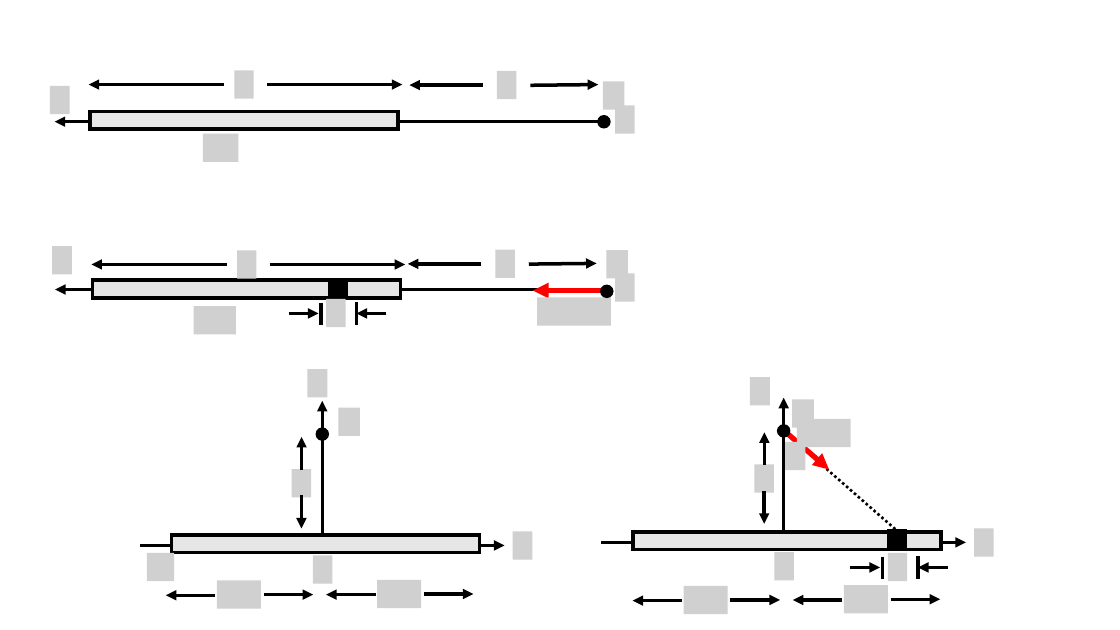
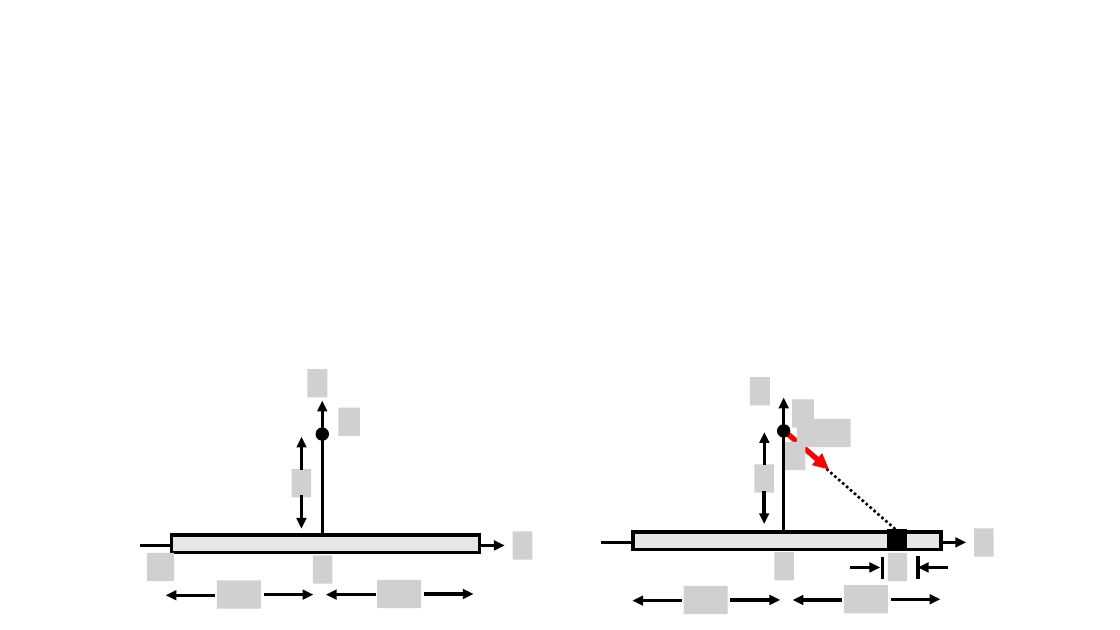
Before and after one commit to OSTP/PhysicsArtofModelling, a slide deck: slide 9 of tex/figures/Gravity/Figures.pptx. Drawn at 1120x630 pixels with LibreOffice and Linux fonts; fonts in the diff are those of the drawing; grey boxes stand for pictures. Boxes give left, top, right and bottom in pixels: in the first picture for what was removed or moved away, otherwise in the second. Text is boxed around its words. In the diff, an @@ line names an element or a change of style, - is before the commit and + after.

```diff
--- a/tex/figures/Gravity/Figures.pptx
+++ b/tex/figures/Gravity/Figures.pptx
@@ group removed at (50,71,634,162): 6 pictures, 5 arrows, 1 rectangle, 1 ellipse @@
@@ group removed at (52,246,634,334): 8 arrows, 8 pictures, 2 rectangles, 2 lines, 1 ellipse @@
```
Also in this commit, not shown: 1 other file.
